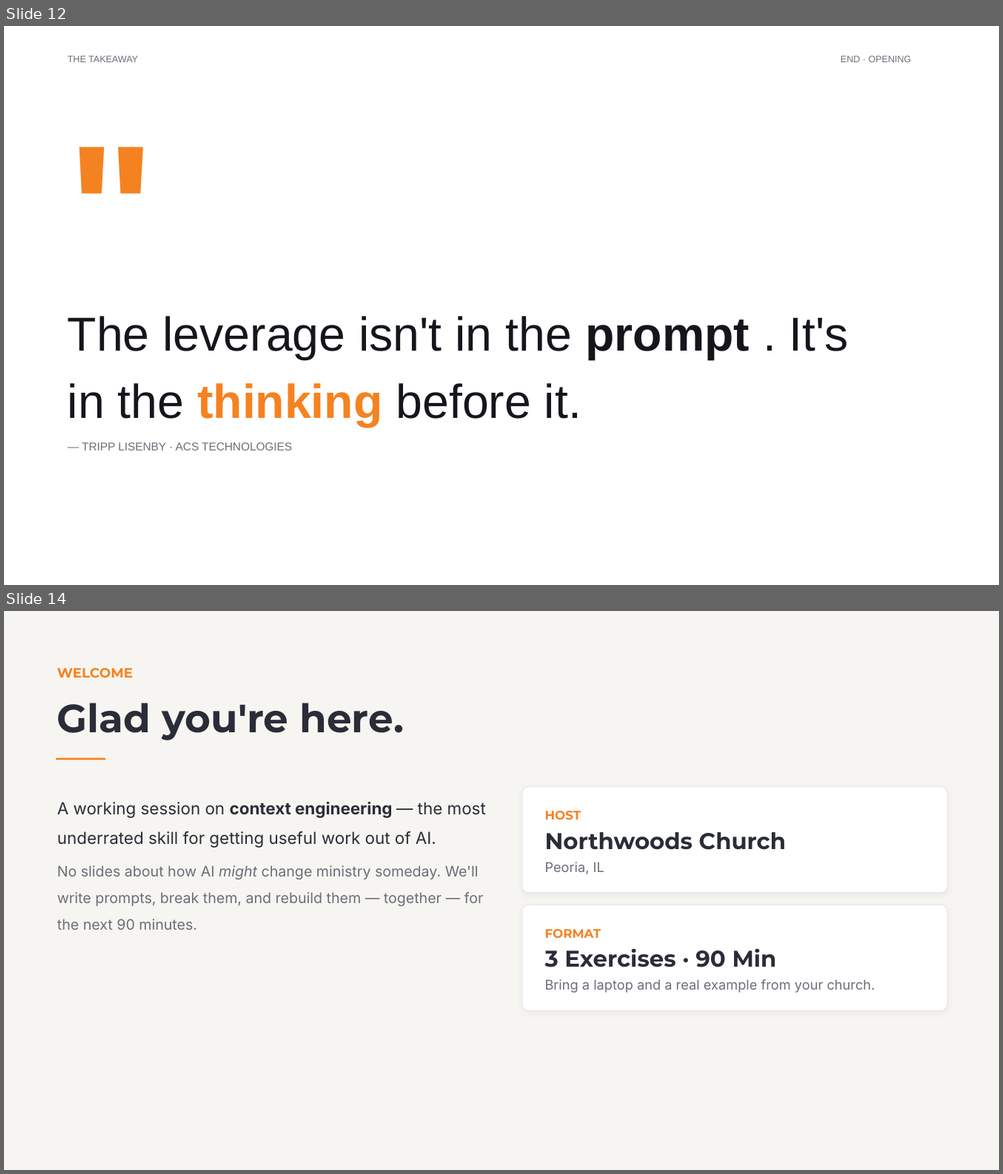
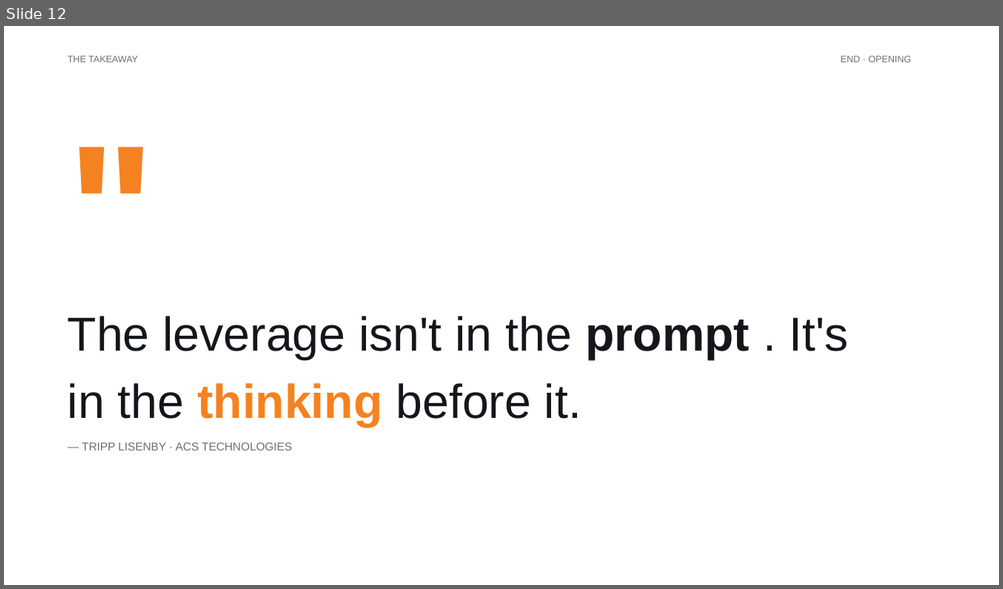
Before and after one commit to chriskehayias/ContextEngineering, a slide deck: schedule/02-vibe-coding-vs-context-engineering/02-vibe-coding-vs-context-engineering.pptx. Shown one above the other, each under a label of ours: slides 12 and 14 before the commit, slide 12 after it; the slides between them are not shown. The pictures are 1003x1174 and 1003x589 pixels, drawn with LibreOffice and Linux fonts; fonts in the diff are those of the drawing. Boxes give left, top, right and bottom in pixels: in the first picture for what was removed or moved away, otherwise in the second. Text is boxed around its words. In the diff, an @@ line names an element or a change of style, - is before the commit and + after.

```diff
--- a/schedule/02-vibe-coding-vs-context-engineering/02-vibe-coding-vs-context-engineering.pptx
+++ b/schedule/02-vibe-coding-vs-context-engineering/02-vibe-coding-vs-context-engineering.pptx
@@ slide 14 removed at [4, 611, 999, 1170], background #F7F5F1 @@
@@ text removed at [57, 668, 133, 678] @@
-WELCOME
@@ text removed at [57, 703, 403, 741] @@
-Glad you're here.
@@ rounded rectangle removed at [56, 758, 105, 760] @@
@@ rounded rectangle removed at [522, 787, 947, 892] @@
@@ text removed at [57, 802, 486, 848] @@
-A working session on context engineering — the most underrated skill for getting useful work out of AI.
@@ text removed at [545, 811, 581, 820] @@
-HOST
@@ text removed at [545, 832, 785, 850] @@
-Northwoods Church
@@ text removed at [57, 866, 484, 930] @@
-No slides about how AI might change ministry someday. We'll write prompts, break them, and rebuild them — together — for the next 90 minutes.
@@ text removed at [545, 862, 604, 874] @@
-Peoria, IL
@@ rounded rectangle removed at [522, 905, 947, 1011] @@
@@ text removed at [545, 929, 601, 938] @@
-FORMAT
@@ text removed at [545, 948, 777, 968] @@
-3 Exercises · 90 Min
@@ text removed at [545, 980, 875, 993] @@
-Bring a laptop and a real example from your church.
```
Also in this commit, not shown: 6 slides changed, 11 slides added, 25 other slides removed, 14 other files.
